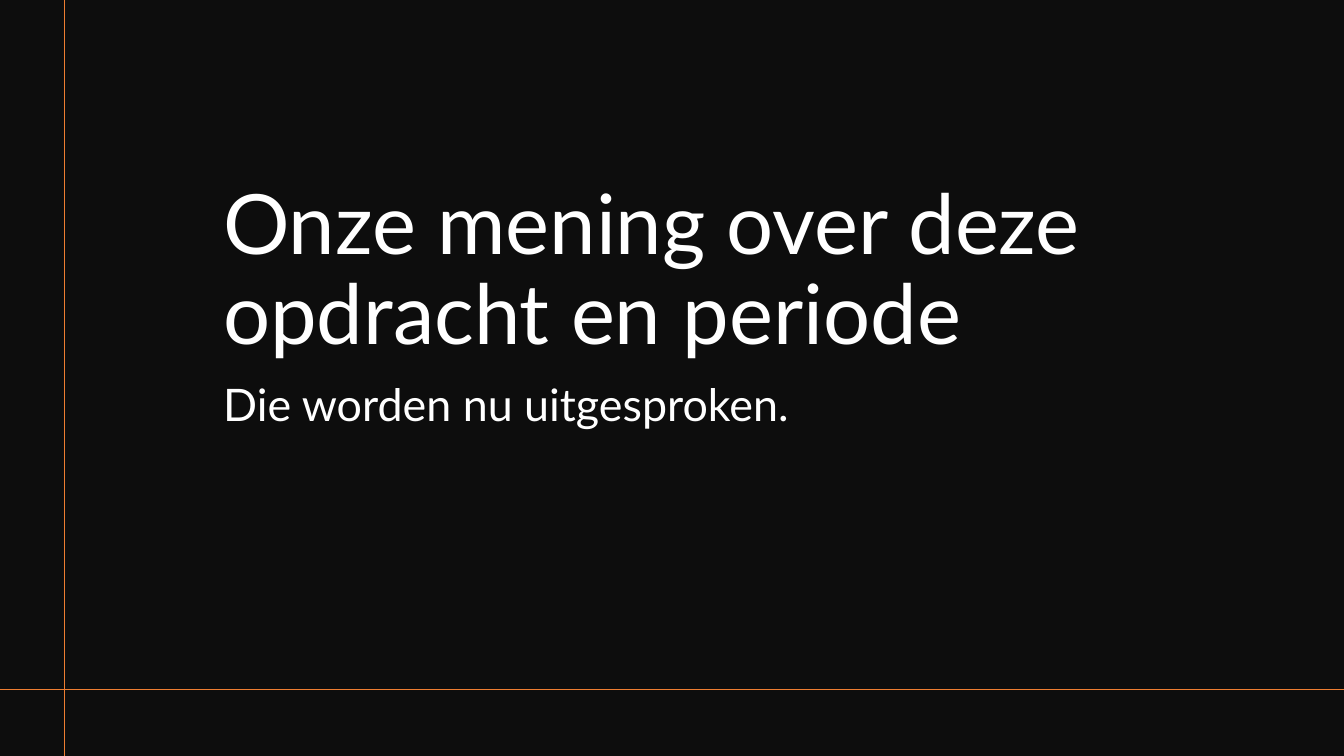
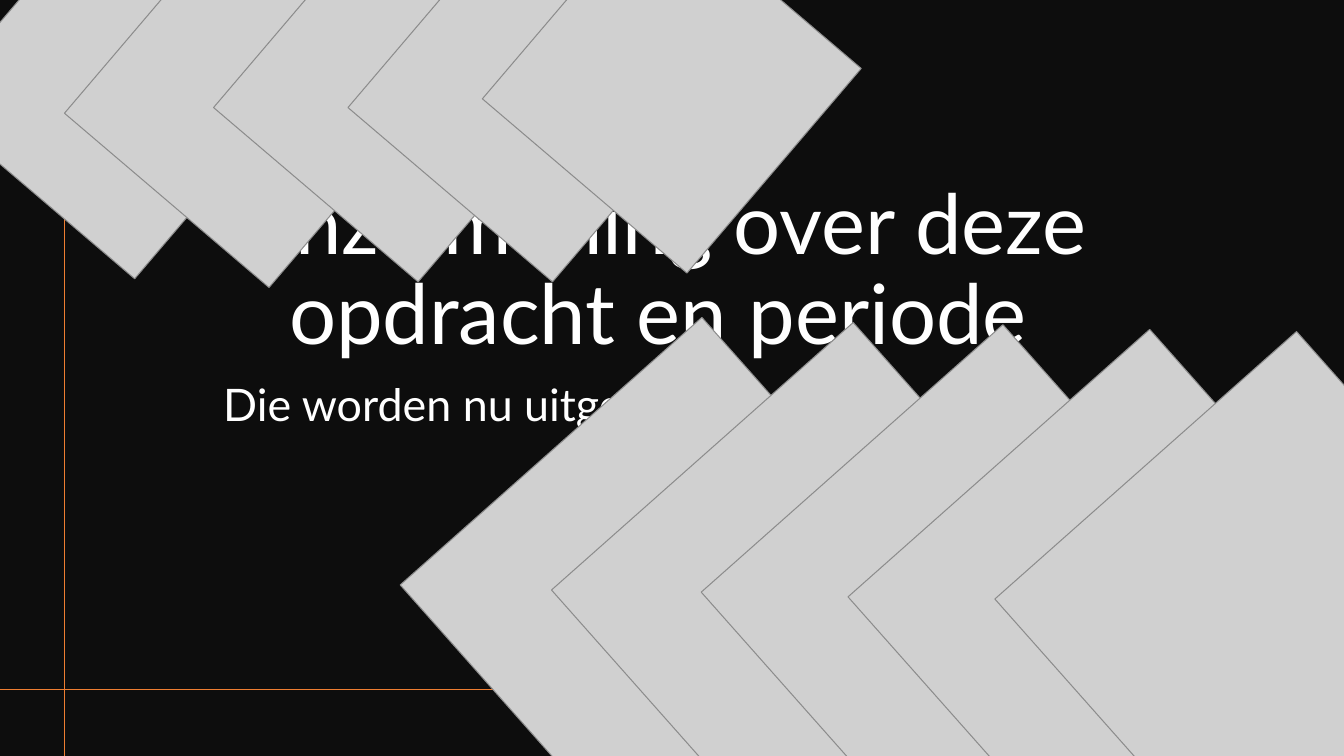
Before and after one commit to Kazuma-47/Arcade-Mechanics-BO, a slide deck: slide 6 of ideas/Arcade Game Presentatie.pptx. Drawn at 1344x756 pixels with LibreOffice and Linux fonts; fonts in the diff are those of the drawing; grey boxes stand for pictures. Boxes give left, top, right and bottom in pixels: in the first picture for what was removed or moved away, otherwise in the second. Text is boxed around its words. In the diff, an @@ line names an element or a change of style, - is before the commit and + after.

```diff
--- a/ideas/Arcade Game Presentatie.pptx
+++ b/ideas/Arcade Game Presentatie.pptx
@@ picture added at bbox=[0, 0, 309, 279] @@
@@ picture added at bbox=[64, 0, 443, 288] @@
@@ picture added at bbox=[213, 0, 593, 282] @@
@@ picture added at bbox=[348, 0, 728, 282] @@
@@ picture added at bbox=[482, 0, 862, 274] @@
@@ title "Onze mening over deze opdracht ..." at bbox=[230, 183, 1086, 360]: alignment left to centre @@
@@ picture added at bbox=[400, 317, 969, 756] @@
@@ picture added at bbox=[552, 322, 1122, 756] @@
@@ picture added at bbox=[701, 324, 1271, 756] @@
@@ picture added at bbox=[849, 329, 1344, 756] @@
@@ picture added at bbox=[995, 331, 1344, 756] @@
```
Also in this commit, not shown: 5 other slides changed, 1 slide added, 1 slide removed.
